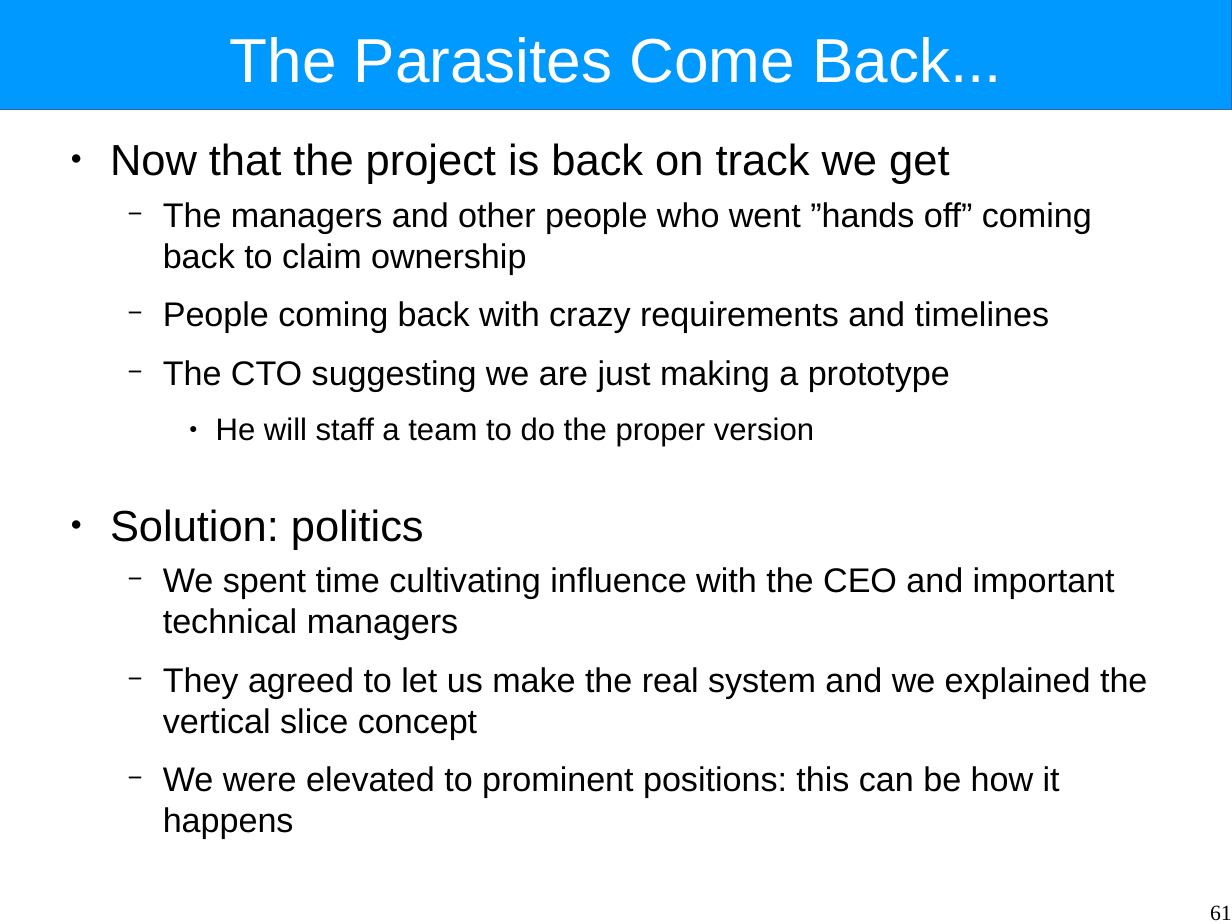
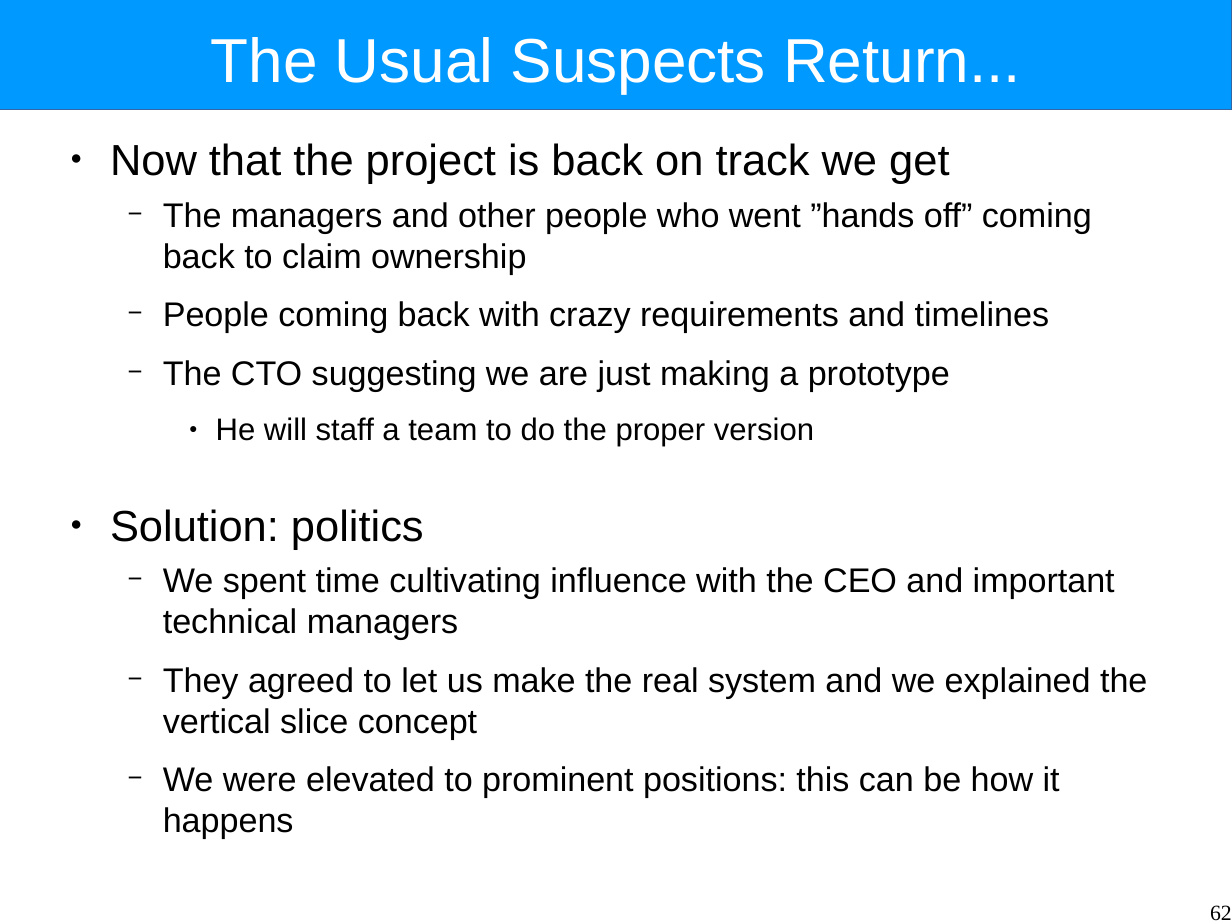
Before and after one commit to Intrinsarc/intrinsarc-evolve, a slide deck: slide 62 of Academic Work/lectures/designing-under-pressure.odp (slide 61 before the commit). Drawn at 1232x924 pixels with LibreOffice and Linux fonts; fonts in the diff are those of the drawing. Boxes give left, top, right and bottom in pixels: in the first picture for what was removed or moved away, otherwise in the second. Text is boxed around its words. In the diff, an @@ line names an element or a change of style, - is before the commit and + after.

```diff
--- a/Academic Work/lectures/designing-under-pressure.odp
+++ b/Academic Work/lectures/designing-under-pressure.odp
@@ title at (x1=211, y1=37, x2=1021, y2=94): text changed @@
-The Parasites Come Back...
+The Usual Suspects Return...
@@ page number at (x1=1210, y1=905, x2=1232, y2=921): text changed @@
-61
+62
```
Also in this commit, not shown: 1 other slide changed, 2 slides added, 4 other files.
